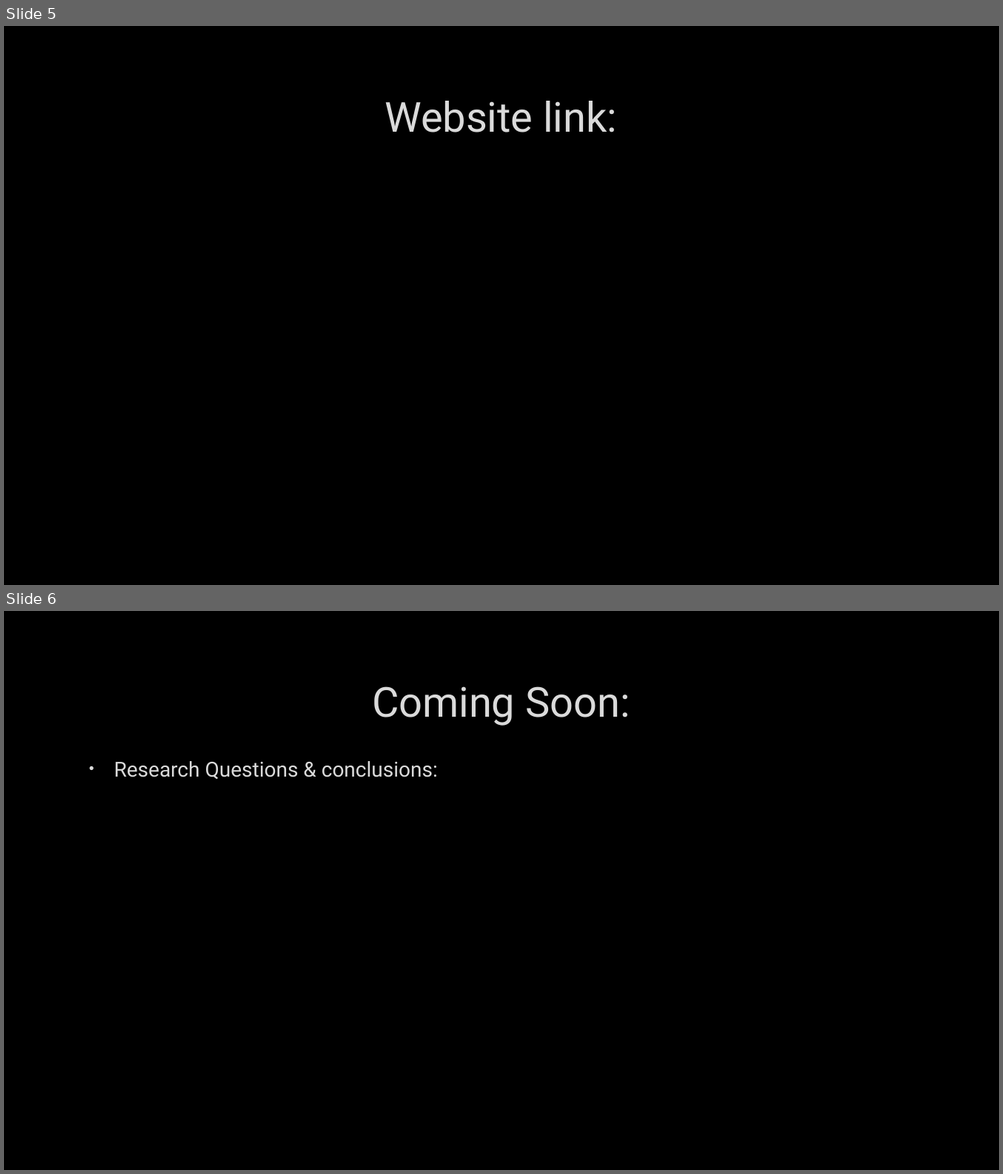
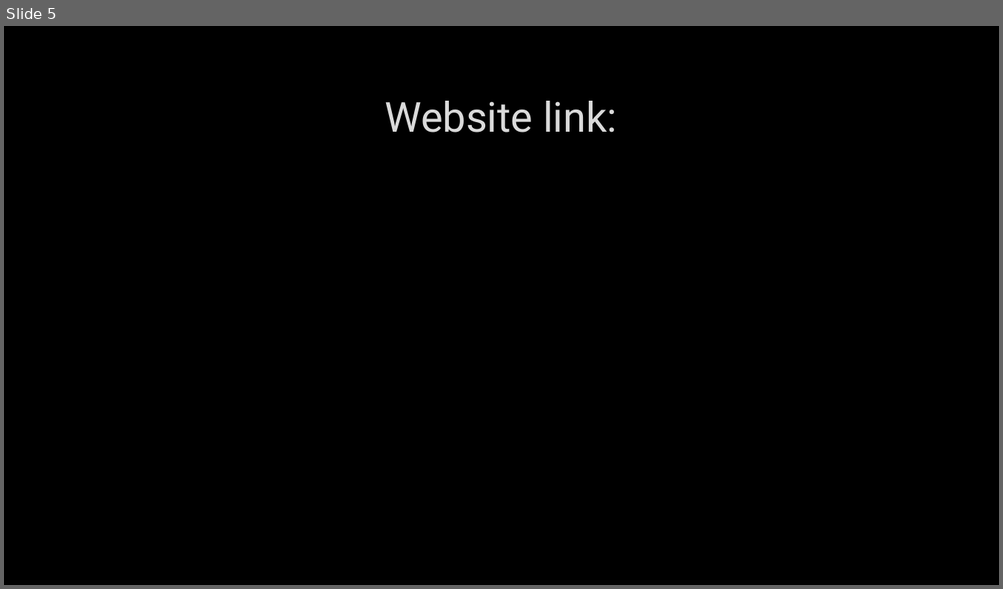
Before and after one commit to SarahMcLain/project_3, a slide deck: project_3_presentation.pptx. Shown one above the other, each under a label of ours: slides 5 and 6 before the commit, slide 5 after it. The pictures are 1003x1174 and 1003x589 pixels, drawn with LibreOffice and Linux fonts; fonts in the diff are those of the drawing; background and template pictures are left out. Boxes give left, top, right and bottom in pixels: in the first picture for what was removed or moved away, otherwise in the second. Text is boxed around its words. In the diff, an @@ line names an element or a change of style, - is before the commit and + after.

```diff
--- a/project_3_presentation.pptx
+++ b/project_3_presentation.pptx
@@ slide 6 removed at <box>4,611,999,1170</box>, background picture (left out) @@
@@ title removed at <box>372,686,629,726</box> @@
-Coming Soon:
@@ text removed at <box>114,761,438,779</box> @@
-• Research Questions & conclusions:
```
Also in this commit, not shown: 3 slides changed, 14 other files.
